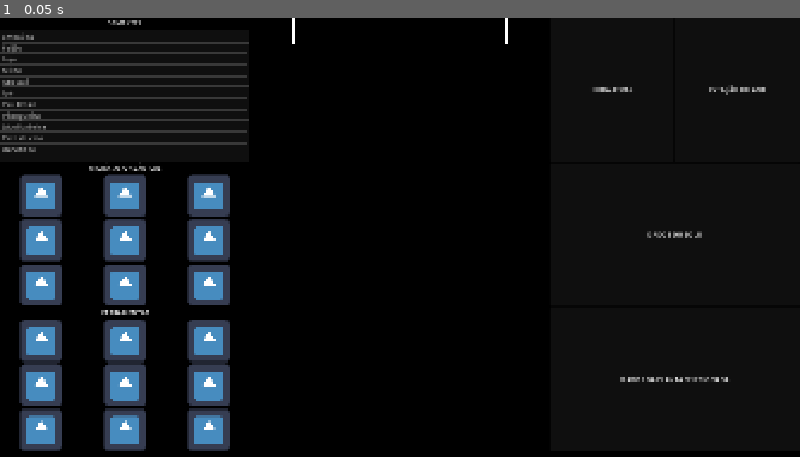
Above: before the commit, frame 1.
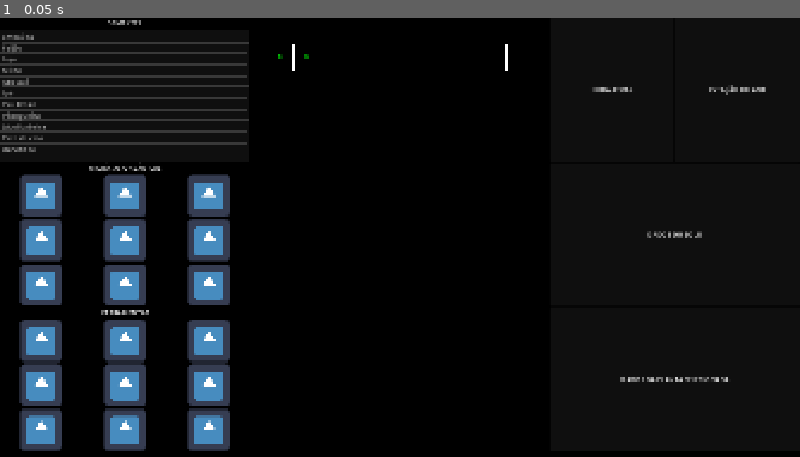
Above: after the commit, the same moment.

Repository: gamourao/uirapuru
Game: Godot game, scene res://jogo.tscn
Same seed, same stepped clock (60 frames per second), same inputs: the game is played once before the commit and once after it. The project has no main scene, so this scene is started directly. The engine's default icon, where the game draws it, is replaced by a stand-in: a white triangle on a blue panel in a dark square.
Inputs:
- Up to frame 1 (0.05 s): no input

The runs differ from the first frame. In frame 1, 0.1% of the frame differs, in the area x 34-64%, y 0-13%.

Commit message:
Add files via upload

Diff:
--- /dev/null
+++ b/embauba.gd
@@ -0,0 +1,46 @@
+extends Node2D
+
+enum GrowthStage { SEMENTE, BROTO, MUDA, JOVEM, ADULTA }
+
+var dados = {"nome" : "EMBAÚBA",
+			"estagio" : "SEMENTE"
+			}
+
+var current_stage: int = GrowthStage.SEMENTE
+var growth_progress: float = 0.0
+var growth_speed: float = 0.1  # Ajuste conforme necessário
+
+func _ready():
+	update_visual()
+
+func _process(delta):
+	if current_stage < GrowthStage.ADULTA:
+		growth_progress += growth_speed * delta
+		if growth_progress >= 1.0:
+			growth_progress = 0.0
+			current_stage += 1
+			dados["estagio"] = str(current_stage)
+			update_visual()
+
+func update_visual():
+	match current_stage:
+		GrowthStage.SEMENTE:
+			set_visual("   \n o \n   ")
+		GrowthStage.BROTO:
+			set_visual("   \n | \n o \n   ")
+		GrowthStage.MUDA:
+			set_visual("  O \n -|-\n  | \n")
+		GrowthStage.JOVEM:
+			set_visual(" \\|/ \n--O--\n /|\\ \n  |  \n")
+		GrowthStage.ADULTA:
+			set_visual("//|\\\\\n// O \\\\\n  /|\\ \n   |  \n")
+
+func set_visual(ascii_art: String):
+	# Aqui você atualiza o componente de texto do seu node
+	# Dependendo de como você está renderizando o texto
+	$TextLabel.text = ascii_art
+
+
+func _on_area_2d_mouse_entered() -> void:
+	Globais.planta_selecionada.emit(self)
+	pass # Replace with function body.
--- /dev/null
+++ b/embauba.tscn
@@ -0,0 +1,37 @@
+[gd_scene load_steps=3 format=3 uid="uid://dd41g8k3grdr7"]
+
+[ext_resource type="Script" uid="uid://oqfgskv0rwuk" path="res://embauba.gd" id="1_ttnvv"]
+
+[sub_resource type="RectangleShape2D" id="RectangleShape2D_ttnvv"]
+size = Vector2(64, 64)
+
+[node name="embauba" type="Node2D"]
+script = ExtResource("1_ttnvv")
+
+[node name="TextLabel" type="Label" parent="."]
+modulate = Color(0, 1, 0.019607844, 1)
+custom_minimum_size = Vector2(64, 128)
+anchors_preset = 8
+anchor_left = 0.5
+anchor_top = 0.5
+anchor_right = 0.5
+anchor_bottom = 0.5
+offset_left = -32.0
+offset_top = -96.0
+offset_right = 32.0
+offset_bottom = 32.0
+grow_horizontal = 2
+grow_vertical = 2
+size_flags_horizontal = 3
+size_flags_vertical = 3
+text = "o
+"
+horizontal_alignment = 1
+vertical_alignment = 2
+
+[node name="Area2D" type="Area2D" parent="."]
+
+[node name="CollisionShape2D" type="CollisionShape2D" parent="Area2D"]
+shape = SubResource("RectangleShape2D_ttnvv")
+
+[connection signal="mouse_entered" from="Area2D" to="." method="_on_area_2d_mouse_entered"]
--- a/globais.gd
+++ b/globais.gd
@@ -1,4 +1,4 @@
 extends Node
 
 signal  solo_selecionado(solo)
-var planta_selecionada = Node
+signal planta_selecionada(planta)
--- a/infos.tscn
+++ b/infos.tscn
@@ -1,4 +1,6 @@
-[gd_scene load_steps=2 format=3 uid="uid://benqld2xvbkpg"]
+[gd_scene load_steps=3 format=3 uid="uid://benqld2xvbkpg"]
+
+[ext_resource type="Script" uid="uid://yveghnhvmoo0" path="res://planta.gd" id="1_ek0vb"]
 
 [sub_resource type="GDScript" id="GDScript_3yukq"]
 script/source = "extends Label
@@ -101,3 +103,4 @@
 text = "DADOS DA PLANTA SELECIONADA"
 horizontal_alignment = 1
 vertical_alignment = 1
+script = ExtResource("1_ek0vb")
--- a/jogo.tscn
+++ b/jogo.tscn
@@ -1,8 +1,9 @@
-[gd_scene load_steps=4 format=3 uid="uid://btdli7b7c4c4d"]
+[gd_scene load_steps=5 format=3 uid="uid://btdli7b7c4c4d"]
 
 [ext_resource type="PackedScene" uid="uid://c1bna3cp1w8lx" path="res://menu_iterativo.tscn" id="1_kxg5b"]
 [ext_resource type="PackedScene" uid="uid://benqld2xvbkpg" path="res://infos.tscn" id="2_evvns"]
 [ext_resource type="PackedScene" uid="uid://cjpjlcx42j735" path="res://solo.tscn" id="3_yq54j"]
+[ext_resource type="PackedScene" uid="uid://dd41g8k3grdr7" path="res://embauba.tscn" id="4_1ap6j"]
 
 [node name="jogo" type="Node2D"]
 
@@ -38,31 +39,37 @@
 grow_vertical = 1
 
 [node name="solo1" parent="." instance=ExtResource("3_yq54j")]
-position = Vector2(640, 0)
+position = Vector2(640, 64)
 
 [node name="solo2" parent="." instance=ExtResource("3_yq54j")]
-position = Vector2(704, 0)
+position = Vector2(704, 64)
 
 [node name="solo3" parent="." instance=ExtResource("3_yq54j")]
-position = Vector2(768, 0)
+position = Vector2(768, 64)
 
 [node name="solo4" parent="." instance=ExtResource("3_yq54j")]
-position = Vector2(832, 0)
+position = Vector2(832, 64)
 
 [node name="solo5" parent="." instance=ExtResource("3_yq54j")]
-position = Vector2(896, 0)
+position = Vector2(896, 64)
 
 [node name="solo6" parent="." instance=ExtResource("3_yq54j")]
-position = Vector2(960, 0)
+position = Vector2(960, 64)
 
 [node name="solo7" parent="." instance=ExtResource("3_yq54j")]
-position = Vector2(1024, 0)
+position = Vector2(1024, 64)
 
 [node name="solo8" parent="." instance=ExtResource("3_yq54j")]
-position = Vector2(1088, 0)
+position = Vector2(1088, 64)
 
 [node name="solo9" parent="." instance=ExtResource("3_yq54j")]
-position = Vector2(1152, 0)
+position = Vector2(1152, 64)
 
 [node name="solo10" parent="." instance=ExtResource("3_yq54j")]
-position = Vector2(1216, 0)
+position = Vector2(1216, 64)
+
+[node name="embauba" parent="." instance=ExtResource("4_1ap6j")]
+position = Vector2(672, 96)
+
+[node name="embauba2" parent="." instance=ExtResource("4_1ap6j")]
+position = Vector2(736, 96)
--- /dev/null
+++ b/planta.gd
@@ -0,0 +1,16 @@
+extends Label
+
+var texto = ""
+
+func _ready() -> void:
+	Globais.planta_selecionada.connect(_muda_texto)
+
+func _muda_texto(planta):
+	#var nitrogenio = str("%0.2f" % solo.dados["nitrogenio"])
+	#var fosforo = str(solo.dados["fosforo"])
+	#var potassio = str(solo.dados["potassio"])
+	#var humidade = str(solo.dados["umidade"])
+
+	var texto = str("Planta: ", planta.dados["nome"],
+	"\nEstágio: ", planta.dados["estagio"])
+	text = texto
--- /dev/null
+++ b/semente_embauba.tscn
@@ -0,0 +1,3 @@
+[gd_scene format=3 uid="uid://bayb6r5bxalso"]
+
+[node name="semente embauba" type="Node2D"]
Not shown, added: embauba.gd.uid
Not shown, added: planta.gd.uid
